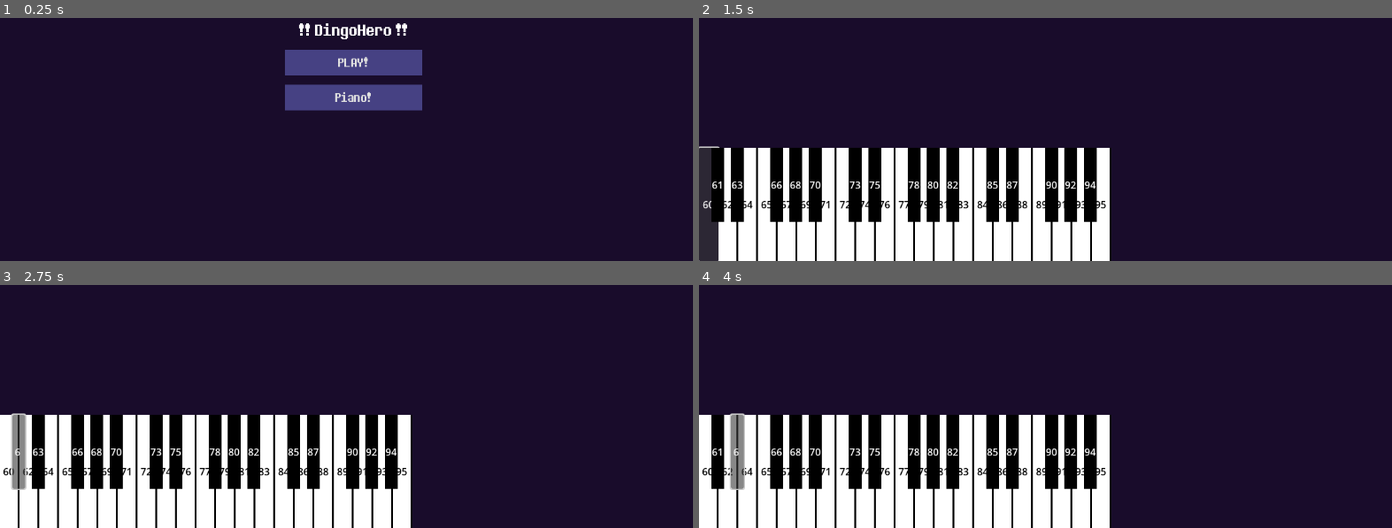
Above: before the commit, frames 1-4 (two rows, left to right).
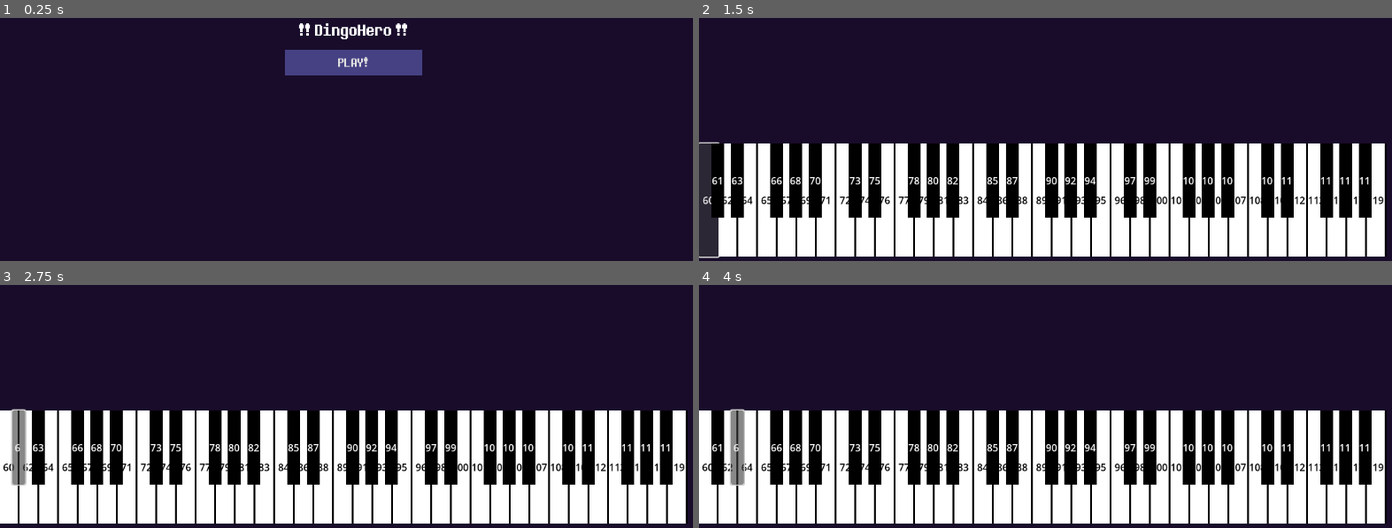
Above: after the commit, the same moments.

Repository: snoutibur/dingohero
Game: Godot game, scene res://main.tscn
Two runs of this game, one before a commit and one after it. Both use one fixed random seed, a clock stepped at 60 frames per second and the inputs below.
Inputs:
- Up to frame 1 (0.25 s): no input
- Up to frame 2 (1.5 s): click "Piano!" (after the commit: "PLAY!") at 0.5 s; click "60" at 1.25 s
- Up to frame 3 (2.75 s): click "61" at 2 s
- Up to frame 4 (4 s): click "62" at 2.75 s; click "63" at 3.5 s

The runs differ from the first frame. In frame 1, 2.2% of the frame differs, in the area x 41-61%, y 27-39%; in frame 2, 23%, in the area x 0-100%, y 50-100%; in frame 3, 23%; in frame 4, 23%.
Error after the commit: Invalid call. Nonexistent function 'play' in base 'Node'. (res://scripts/Game.gd:16)

Commit message:
Game scene has piano!

Diff:
--- /dev/null
+++ b/default_bus_layout.tres
@@ -0,0 +1,3 @@
+[gd_resource type="AudioBusLayout" format=3 uid="uid://bwj6rr3j82nlg"]
+
+[resource]
--- a/main.tscn
+++ b/main.tscn
@@ -10,7 +10,7 @@
 
 func _on_pressed() -> void:
 	print(\"Hi mom!!\")
-	get_tree().change_scene_to_file(\"res://scenes/Piano.tscn\")
+	get_tree().change_scene_to_file(\"res://scenes/Game.tscn\")
 "
 
 [node name="Node2D" type="Control"]
@@ -58,22 +58,4 @@
 text = "PLAY!"
 script = SubResource("GDScript_ig7tw")
 
-[node name="Piano" type="Button" parent="."]
-layout_mode = 1
-anchors_preset = 8
-anchor_left = 0.5
-anchor_top = 0.5
-anchor_right = 0.5
-anchor_bottom = 0.5
-offset_left = -112.0
-offset_top = 36.0
-offset_right = 112.0
-offset_bottom = 78.0
-grow_horizontal = 2
-grow_vertical = 2
-theme = ExtResource("1_ig7tw")
-text = "Piano!"
-script = SubResource("GDScript_ig7tw")
-
 [connection signal="pressed" from="Play" to="Play" method="_on_pressed"]
-[connection signal="pressed" from="Piano" to="Piano" method="_on_pressed"]
--- a/scenes/Game.tscn
+++ b/scenes/Game.tscn
@@ -3,7 +3,7 @@
 [ext_resource type="Script" uid="uid://cdtggfeec0v7w" path="res://scripts/Game.gd" id="1_78awf"]
 [ext_resource type="PackedScene" uid="uid://cuyd1qv0pn26e" path="res://addons/midi/MidiPlayer.tscn" id="1_qbsmt"]
 [ext_resource type="AudioStream" uid="uid://b8fkirb1eh1t5" path="res://maps/Shelter/ShelterAudio.mp3" id="2_78awf"]
-[ext_resource type="PackedScene" uid="uid://bdvkdv77fslji" path="res://addons/midi/ADSR.tscn" id="2_cpr0p"]
+[ext_resource type="PackedScene" uid="uid://pjn3fn5td8me" path="res://scenes/Piano.tscn" id="5_s0nni"]
 
 [node name="Game" type="Node2D"]
 script = ExtResource("1_78awf")
@@ -12,13 +12,22 @@
 position = Vector2(576, 320)
 stream = ExtResource("2_78awf")
 max_distance = 32000.0
-attenuation = 1.03526
+attenuation = 1e-05
 max_polyphony = 12
 panning_strength = 0.0
 
-[node name="ADSR" parent="." instance=ExtResource("2_cpr0p")]
-script = null
-
 [node name="MidiPlayer" parent="." instance=ExtResource("1_qbsmt")]
 file = "res://maps/Shelter/LyricWulfShelter.mid"
+playing = true
+volume_db = -6.0
 soundfont = "res://assets/sf/GS sound set (16 bit).SF2"
+
+[node name="Piano" parent="." instance=ExtResource("5_s0nni")]
+anchors_preset = 0
+anchor_top = 0.0
+anchor_right = 0.0
+anchor_bottom = 0.0
+offset_top = 456.0
+offset_bottom = 456.0
+grow_horizontal = 1
+grow_vertical = 1
--- a/scenes/Piano.tscn
+++ b/scenes/Piano.tscn
@@ -13,10 +13,13 @@
 
 [node name="Piano" type="Control"]
 layout_mode = 3
+anchors_preset = 12
 anchor_top = 1.0
 anchor_right = 1.0
 anchor_bottom = 1.0
 offset_top = -185.0
+grow_horizontal = 2
+grow_vertical = 0
 size_flags_vertical = 4
 script = ExtResource("1_uiv44")
 
--- a/scripts/Game.gd
+++ b/scripts/Game.gd
@@ -1,4 +1,4 @@
-extends Control
+extends Node2D
 
 # Audio player for the backing track, responsible for playing the song
 @onready var audio_player = $BackingSong
@@ -6,10 +6,14 @@
 # MIDI player, responsible for handling MIDI note events
 @onready var midi_player = $MidiPlayer
 
-# Rhythm notifier, used for timing and syncing purposes
-@onready var rhythm_notifier = $RhythmNotifier
+# MIDI event constants
+const MIDI_MESSAGE_NOTE_OFF = 0x80
+const MIDI_MESSAGE_NOTE_ON = 0x90
 
 func _ready():
 	# Start playback for audio and MIDI
 	audio_player.play()
 	midi_player.play()
+
+func _on_midi_player_midi_event(channel, event):
+	print(channel.number)
--- a/scripts/Piano.gd
+++ b/scripts/Piano.gd
@@ -2,7 +2,7 @@
 
 @onready var octave_template = $Octave
 
-var num_octaves = 3
+var num_octaves = 5
 var curNote = 60
 
 func generate_keys(octaves: int):
